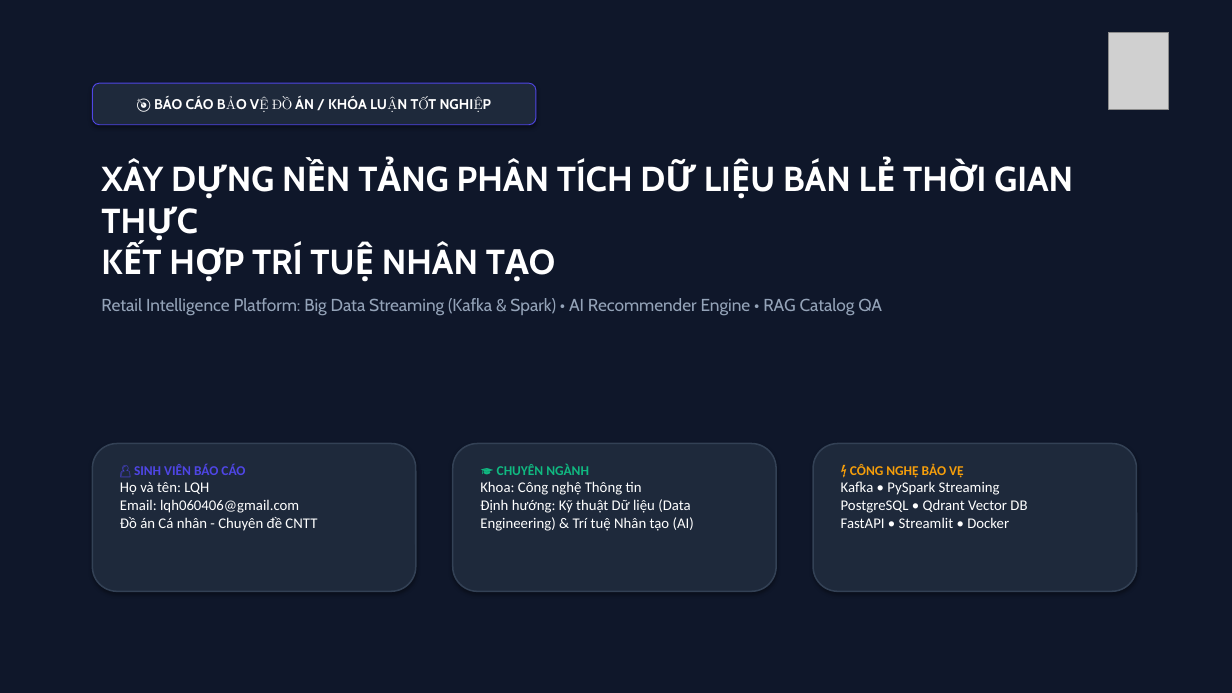
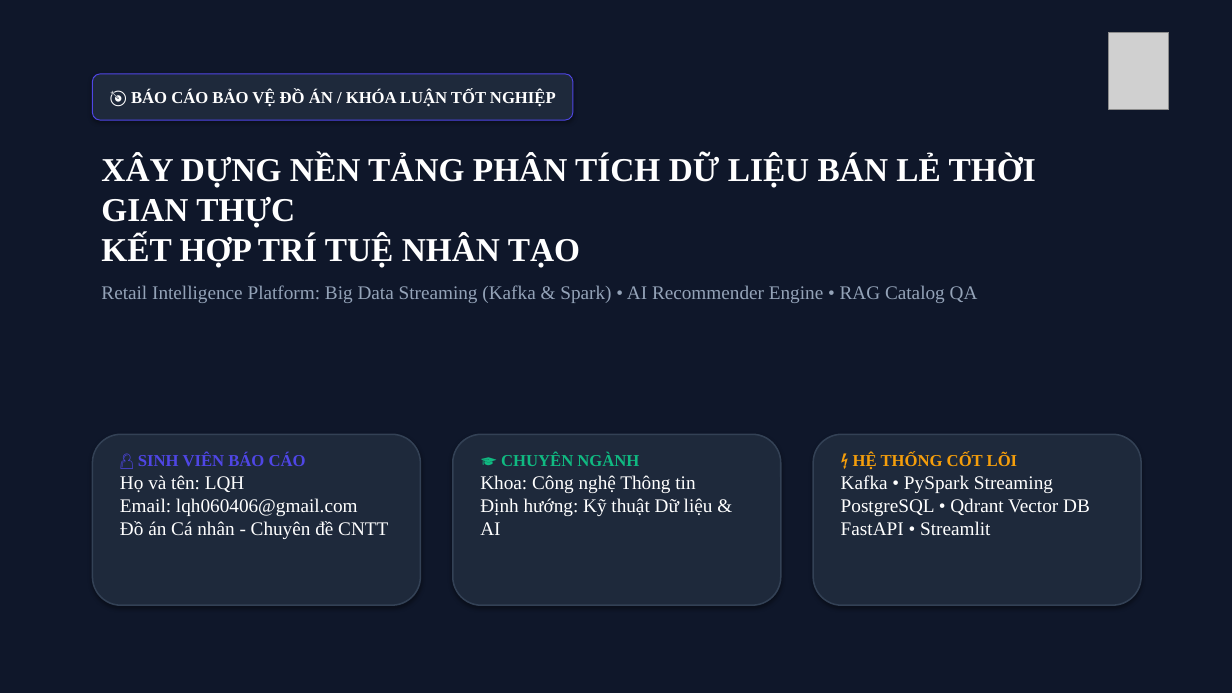
Before and after one commit to linhle100905/real-time-retail-analytics-platform, a slide deck: slide 1 of docs/Bao_Cao_Thuyet_Trinh_Do_An_Full.pptx. Drawn at 1232x693 pixels with LibreOffice and Linux fonts; fonts in the diff are those of the drawing; grey boxes stand for pictures. Boxes give left, top, right and bottom in pixels: in the first picture for what was removed or moved away, otherwise in the second. Text is boxed around its words. In the diff, an @@ line names an element or a change of style, - is before the commit and + after.

Commit message:
docs: standardize all presentation slides with Times New Roman font (content 15pt, titles 22pt)

```diff
--- a/docs/Bao_Cao_Thuyet_Trinh_Do_An_Full.pptx
+++ b/docs/Bao_Cao_Thuyet_Trinh_Do_An_Full.pptx
@@ rounded rectangle "🎯 BÁO CÁO BẢO VỆ ...": place and size @@
-rounded rectangle "🎯 BÁO CÁO BẢO VỆ ..." at (92,83,536,125)
+rounded rectangle "🎯 BÁO CÁO BẢO VỆ ..." at (92,74,573,120)
@@ rounded rectangle "🎯 BÁO CÁO BẢO VỆ ..." at (92,74,573,120): size 11 to 13 pt, font Cabin to Times New Roman @@
@@ text "XÂY DỰNG NỀN TẢNG PHÂN ...": place and size @@
-text "XÂY DỰNG NỀN TẢNG PHÂN ..." at (101,162,1073,316)
+text "XÂY DỰNG NỀN TẢNG PHÂN ..." at (101,154,1036,303)
@@ text "XÂY DỰNG NỀN TẢNG PHÂN ..." at (101,154,1036,303): size 27 to 26 pt in "XÂY DỰNG NỀN TẢNG PHÂN TÍCH DỮ ..."; font Cabin to Times New Roman; size 13.5 to 15 pt in "Retail Intelligence Platform: Big Data Streaming (Kafka ..." @@
@@ rounded rectangle: place and size @@
-rounded rectangle at (92,444,416,592)
+rounded rectangle at (92,434,421,605)
@@ text "👤 SINH VIÊN BÁO CÁO": place and size @@
-text "👤 SINH VIÊN BÁO CÁO" at (120,464,317,531)
+text "👤 SINH VIÊN BÁO CÁO" at (120,453,388,539)
@@ text "👤 SINH VIÊN BÁO CÁO" at (120,453,388,539): size 10.5 to 13 pt in "👤 SINH VIÊN BÁO CÁO"; font Calibri to Times New Roman; size 11.5 to 15 pt in "Họ và tên: LQH Email: lqh060406@gmail.com Đồ ..." @@
@@ rounded rectangle: place and size @@
-rounded rectangle at (453,444,776,592)
+rounded rectangle at (453,434,781,605)
@@ text "🎓 CHUYÊN NGÀNH": place and size @@
-text "🎓 CHUYÊN NGÀNH" at (480,464,694,531)
+text "🎓 CHUYÊN NGÀNH" at (480,453,713,535)
@@ rounded rectangle: place and size @@
-rounded rectangle at (813,444,1137,592)
+rounded rectangle at (813,434,1141,605)
@@ text at (480,475,713,535): text changed; size 11.5 to 15 pt; font Calibri to Times New Roman @@
-Khoa: Công nghệ Thông tin
-Định hướng: Kỹ thuật Dữ liệu (Data Engineering) & Trí tuệ Nhân tạo (AI)
+Khoa: Công nghệ Thông tin
+Định hướng: Kỹ thuật Dữ liệu & AI
@@ text at (501,453,639,466): size 10.5 to 13 pt, font Calibri to Times New Roman in "🎓 CHUYÊN NGÀNH" @@
@@ text at (841,453,1090,535): text changed; size 11.5 to 15 pt; font Calibri to Times New Roman @@
-⚡ CÔNG NGHỆ BẢO VỆ
-Kafka • PySpark Streaming
-PostgreSQL • Qdrant Vector DB
-FastAPI • Streamlit • Docker
+⚡ HỆ THỐNG CỐT LÕI
+Kafka • PySpark Streaming
+PostgreSQL • Qdrant Vector DB
+FastAPI • Streamlit
```
Also in this commit, not shown: 12 other slides changed.
